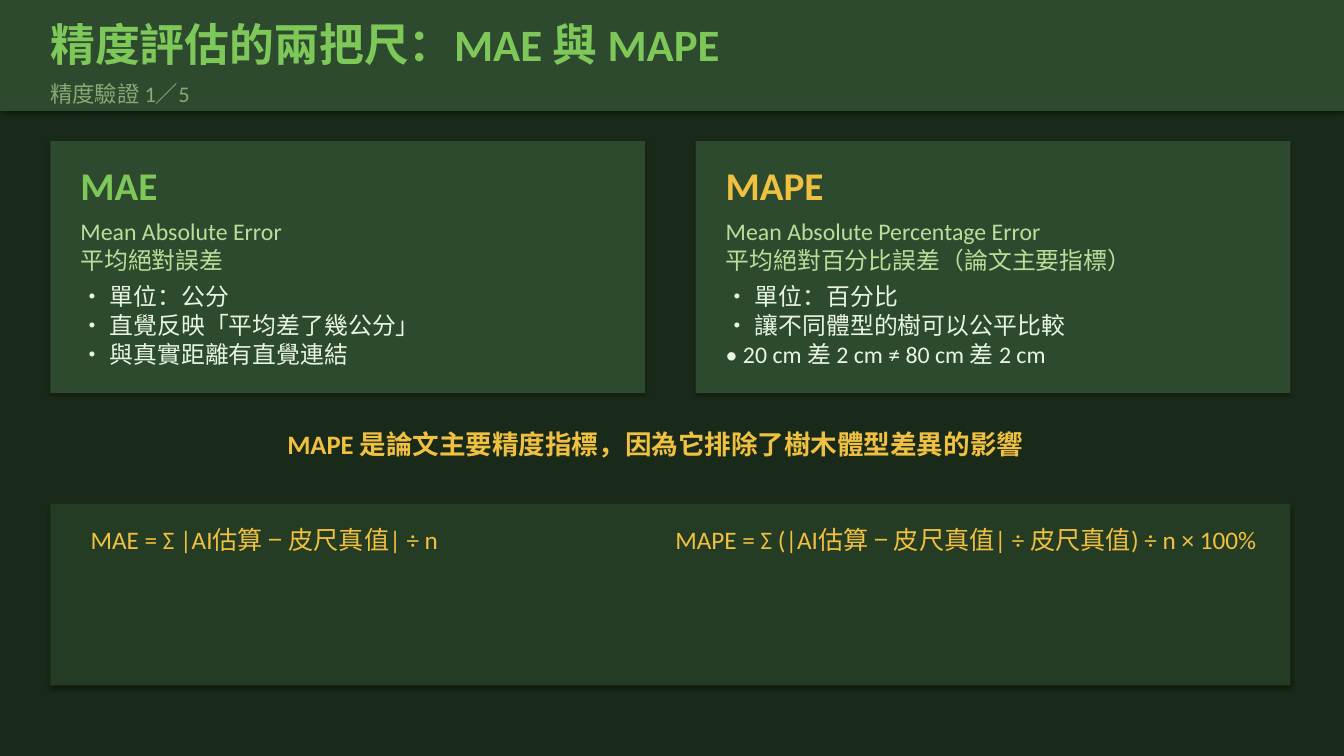
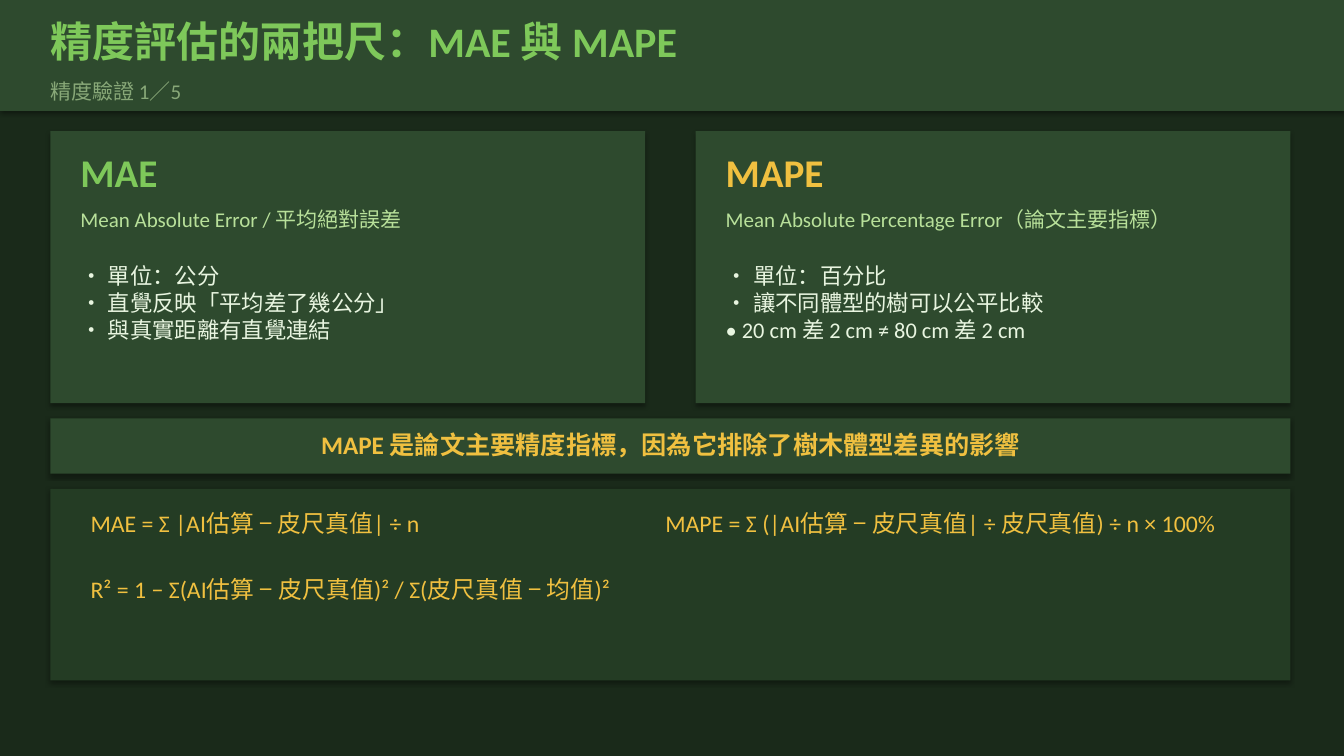
Before and after one commit to Yuchiaoniu/forest-carbon-measurement, a slide deck: slide 22 of public/thesis_defense.pptx (slide 14 before the commit). Drawn at 1344x756 pixels with LibreOffice and Linux fonts; fonts in the diff are those of the drawing. Boxes give left, top, right and bottom in pixels: in the first picture for what was removed or moved away, otherwise in the second. Text is boxed around its words. In the diff, an @@ line names an element or a change of style, - is before the commit and + after.

```diff
--- a/public/thesis_defense.pptx
+++ b/public/thesis_defense.pptx
@@ text "精度評估的兩把尺：MAE 與 MAPE" at [50, 21, 677, 61]: size 32 to 30 pt @@
@@ text "精度驗證 1／5" at [50, 81, 181, 101]: size 16 to 15 pt @@
@@ rectangle: place and size @@
-rectangle at [50, 141, 645, 393]
+rectangle at [50, 131, 645, 403]
@@ rectangle: place and size @@
-rectangle at [696, 141, 1291, 393]
+rectangle at [696, 131, 1291, 403]
@@ text at [80, 209, 402, 229]: text changed; size 17 to 15 pt @@
-Mean Absolute Error
-平均絕對誤差
+Mean Absolute Error / 平均絕對誤差
@@ text at [726, 210, 1171, 231]: text changed; size 17 to 15 pt @@
-Mean Absolute Percentage Error
-平均絕對百分比誤差（論文主要指標）
+Mean Absolute Percentage Error（論文主要指標）
@@ text "• 單位：公分 • 直覺反映「平均差了幾公分」 • ...": place and size @@
-text "• 單位：公分 • 直覺反映「平均差了幾公分」 • ..." at [110, 285, 420, 365]
+text "• 單位：公分 • 直覺反映「平均差了幾公分」 • ..." at [108, 265, 399, 340]
@@ text "• 單位：公分 • 直覺反映「平均差了幾公分」 • ..." at [108, 265, 399, 340]: size 17 to 16 pt @@
@@ text "• 單位：百分比 • 讓不同體型的樹可以公平比較 • ..." at [742, 265, 1044, 339]: size 17 to 16 pt @@
@@ text "• 單位：百分比 • 讓不同體型的樹可以公平比較 • ...": place and size @@
-text "• 單位：百分比 • 讓不同體型的樹可以公平比較 • ..." at [743, 285, 1065, 364]
+text "• 單位：百分比 • 讓不同體型的樹可以公平比較 • ..." at [742, 265, 1044, 339]
@@ rectangle added at [50, 418, 1291, 474], fill #2E4A2E @@
@@ text "MAPE 是論文主要精度指標，因為它排除了樹木體型差異的影響": place and size @@
-text "MAPE 是論文主要精度指標，因為它排除了樹木體型差異的影響" at [287, 431, 1024, 458]
+text "MAPE 是論文主要精度指標，因為它排除了樹木體型差異的影響" at [321, 432, 1020, 457]
@@ text "MAPE 是論文主要精度指標，因為它排除了樹木體型差異的影響" at [321, 432, 1020, 457]: size 19 to 18 pt @@
@@ rectangle: place and size @@
-rectangle at [50, 504, 1291, 686]
+rectangle at [50, 489, 1291, 681]
@@ 3 texts: place and size @@
-3 texts at [80, 174, 824, 553]
+3 texts at [80, 161, 824, 536]
@@ text "MAE = Σ |AI估算 − ..." at [91, 512, 420, 536]: size 18 to 17 pt @@
@@ text "MAPE = Σ (|AI估算 − ..." at [665, 512, 1215, 536]: size 18 to 17 pt @@
@@ text "MAPE = Σ (|AI估算 − ...": place and size @@
-text "MAPE = Σ (|AI估算 − ..." at [675, 528, 1256, 553]
+text "MAPE = Σ (|AI估算 − ..." at [665, 512, 1215, 536]
@@ text added at [91, 578, 610, 601], 17 pt, text #F0C040 @@
+R² = 1 − Σ(AI估算 − 皮尺真值)² / Σ(皮尺真值 − 均值)²
```
Also in this commit, not shown: 27 other slides changed, 12 slides added, 1 slide removed, 2 other files.
